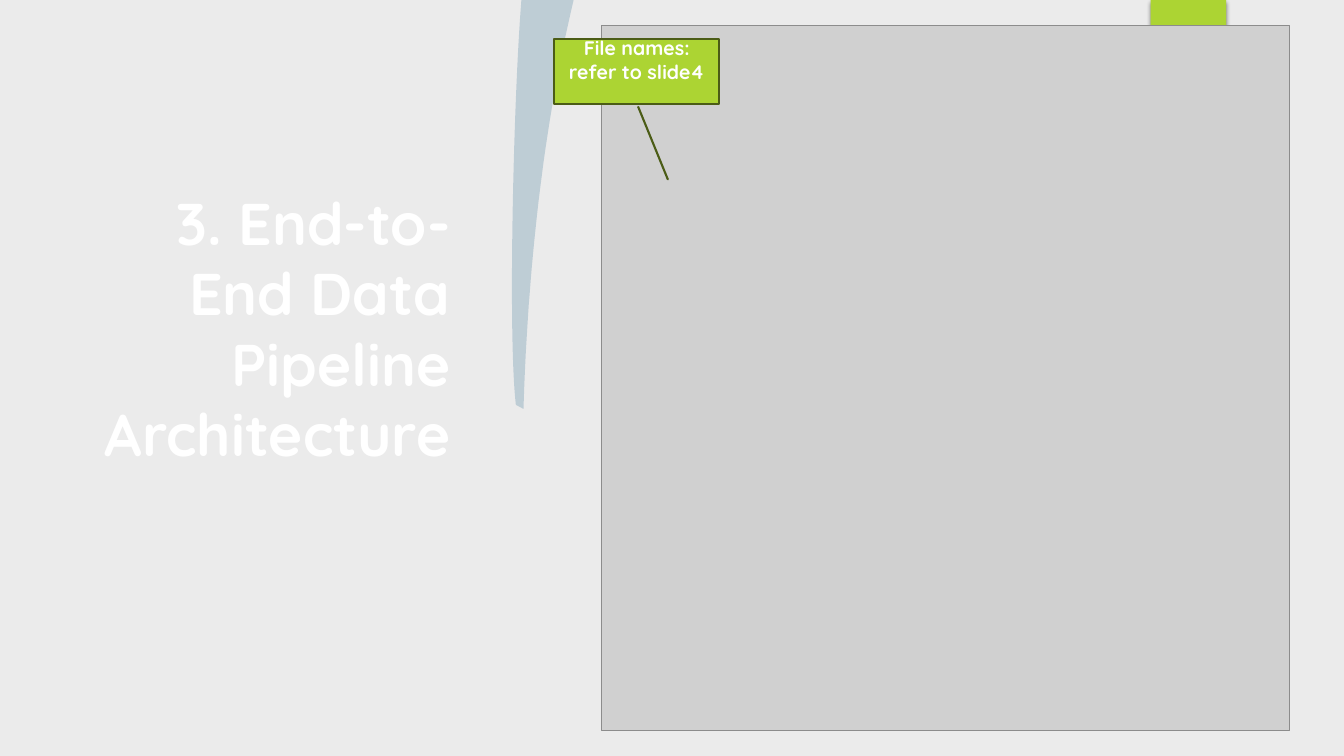
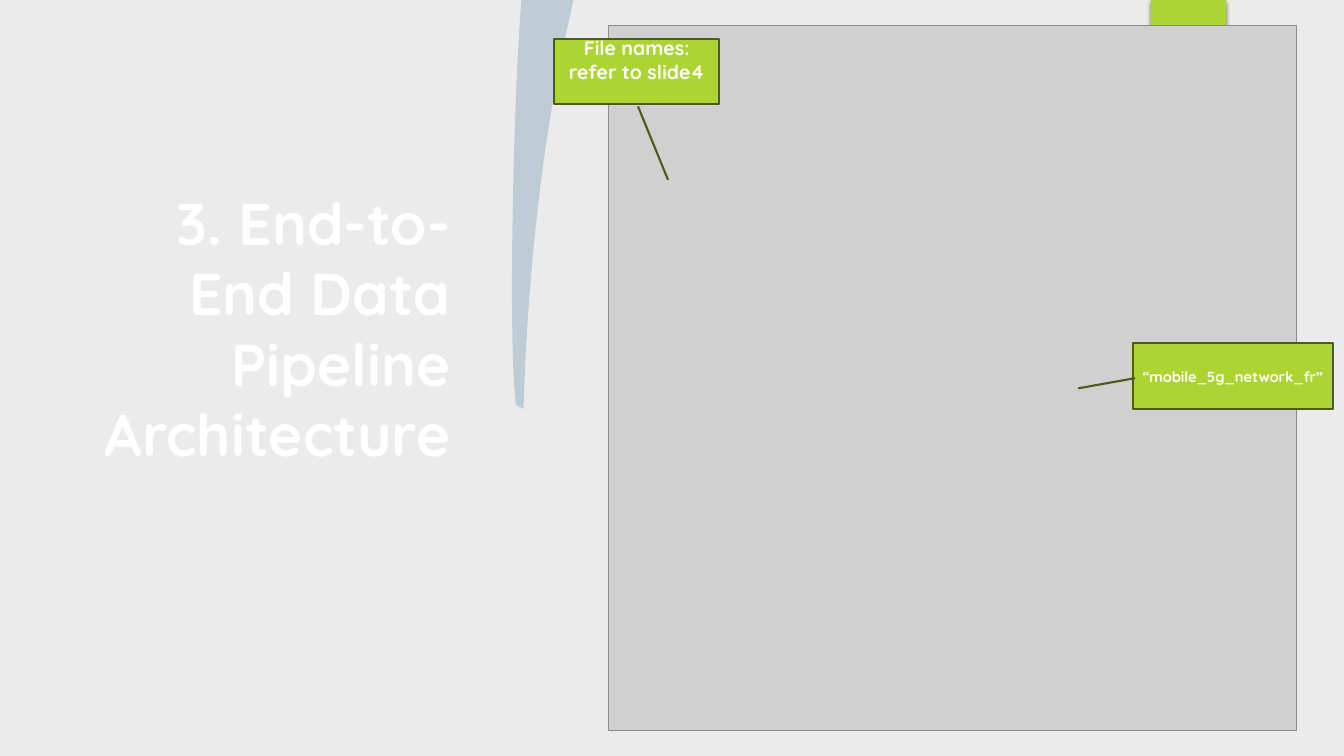
Before and after one commit to zidene306/RNCP-Project, a slide deck: slide 5 of RNCP_presentation_sept26.pptx. Drawn at 1344x756 pixels with LibreOffice and Linux fonts; fonts in the diff are those of the drawing; grey boxes stand for pictures; background and template pictures are left out. Boxes give left, top, right and bottom in pixels: in the first picture for what was removed or moved away, otherwise in the second. Text is boxed around its words. In the diff, an @@ line names an element or a change of style, - is before the commit and + after.

```diff
--- a/RNCP_presentation_sept26.pptx
+++ b/RNCP_presentation_sept26.pptx
@@ picture: place and size @@
-picture at [602, 25, 1291, 731]
+picture at [609, 25, 1298, 731]
@@ border callout added at [1133, 344, 1334, 409], fill #ACD433, outline #4B5D16 1.5 pt, 10.5 pt, text #FFFFFF, bold @@
+“mobile_5g_network_fr”
```
Also in this commit, not shown: 13 other slides changed, 1 slide added, 13 other files.
